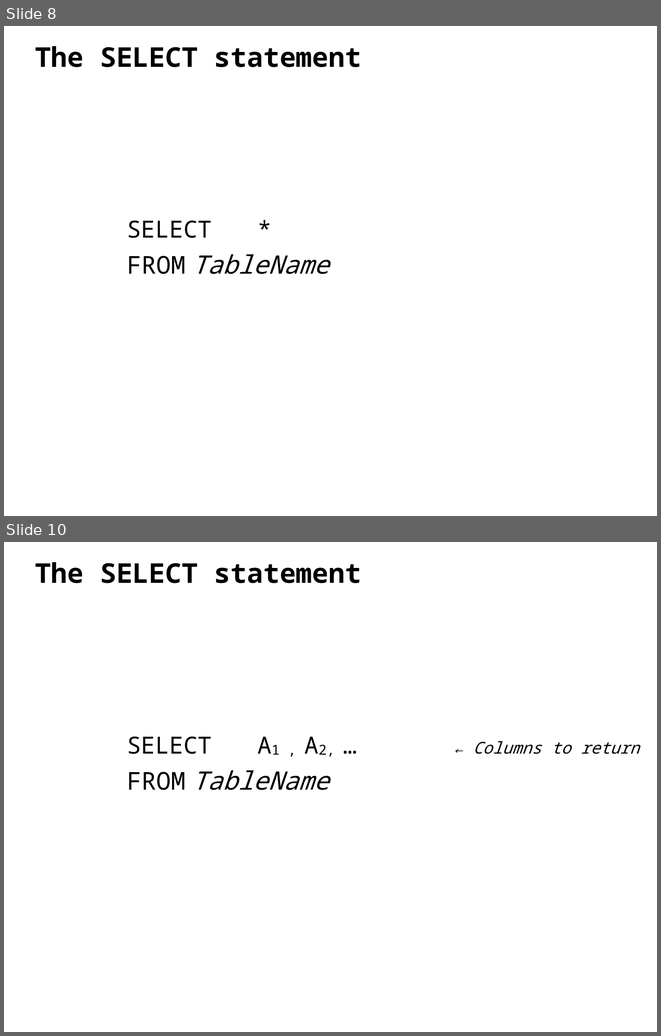
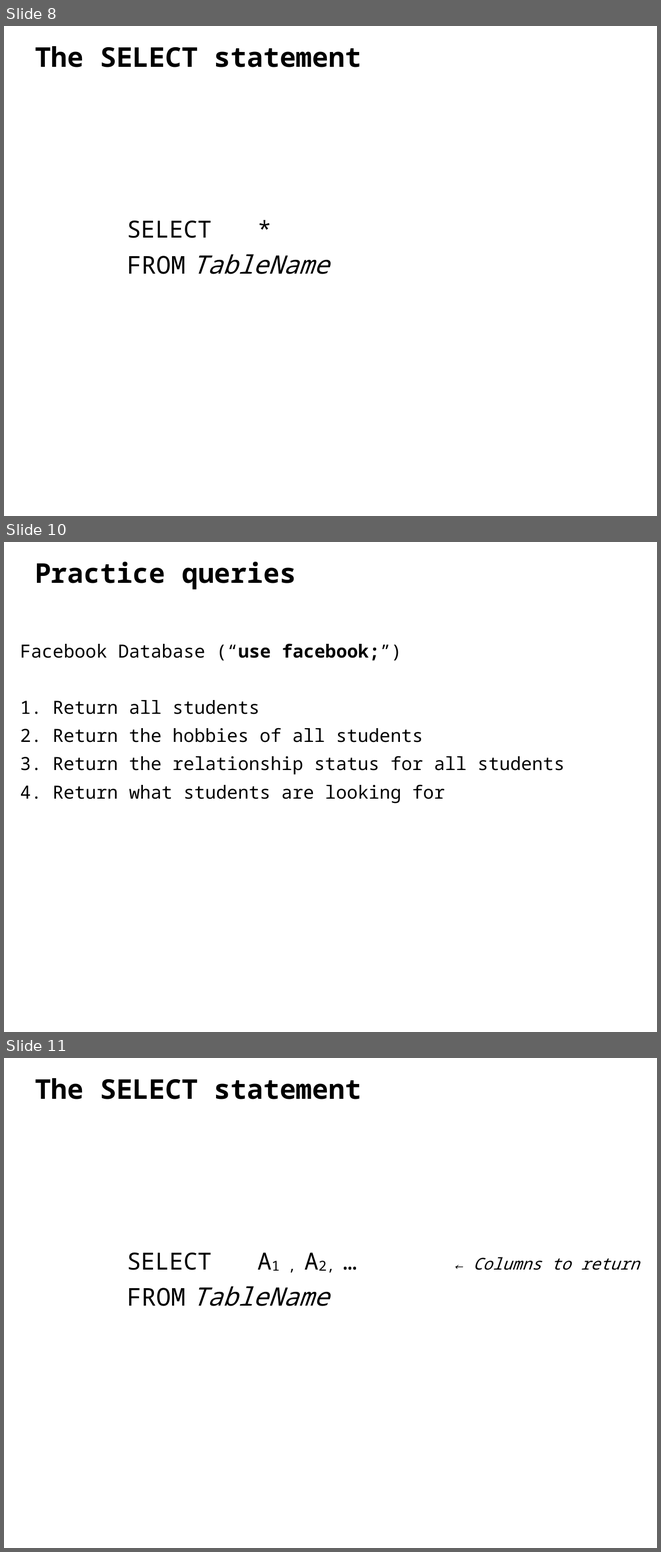
Before and after one commit to ipeirotis/introduction-to-databases, a slide deck: C-SQL.pptx. Shown one above the other, each under a label of ours: slides 8 and 10 before the commit, slides 8, 10 and 11 after it; the slides between them are not shown. The pictures are 661x1036 and 661x1552 pixels, drawn with LibreOffice and Linux fonts; fonts in the diff are those of the drawing. Boxes give left, top, right and bottom in pixels: in the first picture for what was removed or moved away, otherwise in the second. Text is boxed around its words. In the diff, an @@ line names an element or a change of style, - is before the commit and + after.

```diff
--- a/C-SQL.pptx
+++ b/C-SQL.pptx
@@ slide 10 added at box(4, 542, 657, 1032), background #FFFFFF @@
@@ text added at box(35, 562, 296, 590), 30 pt, text #000000, bold @@
+Practice queries
@@ text added at box(20, 643, 564, 803), 20 pt, text #000000 @@
+Facebook Database (“use facebook;”)
+1. Return all students
+2. Return the hobbies of all students
+3. Return the relationship status for all students
+4. Return what students are looking for
@@ what was slide 10 is now slide 11 @@
```
Also in this commit, not shown: 5 slides changed.
